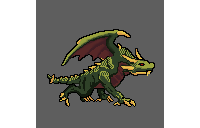
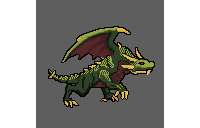
The second 200 × 128 image is a revision of the first. Changes to its layers:
painted on "Body" over [47, 26, 155, 108]